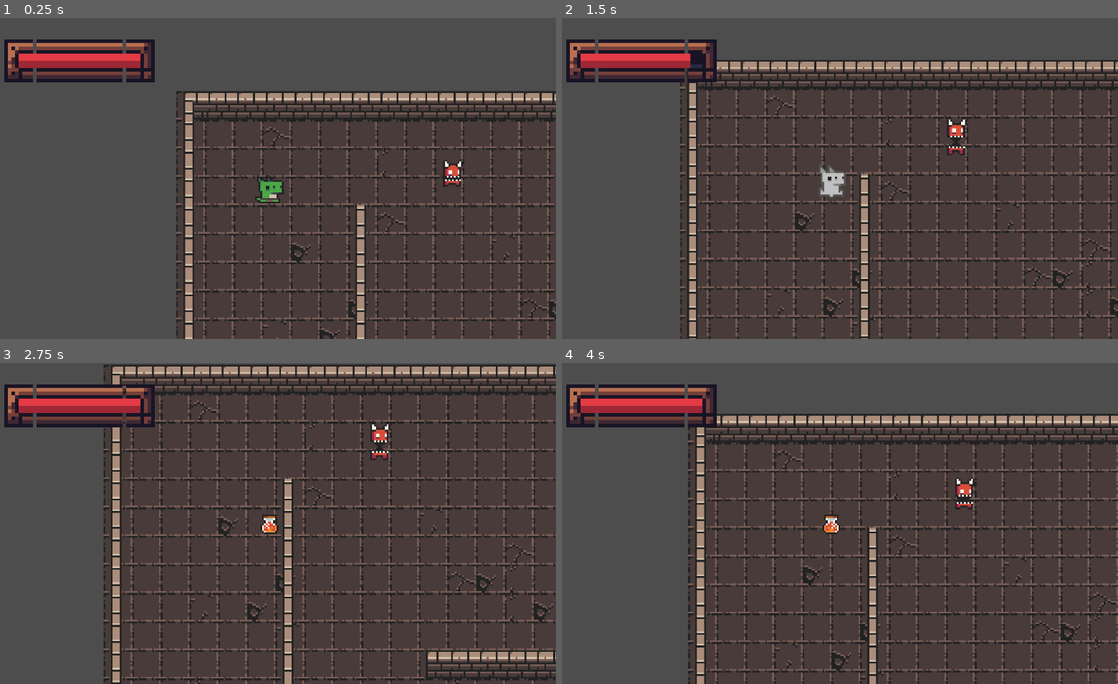
Above: before the commit, frames 1-4 (two rows, left to right).
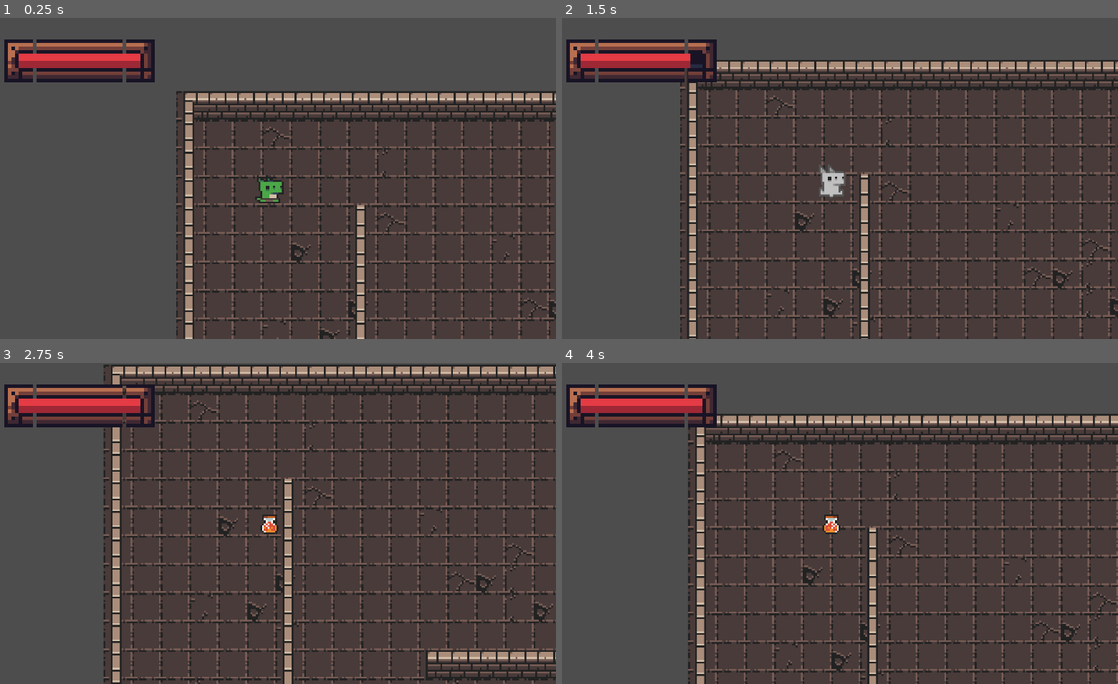
Above: after the commit, the same moments.

Repository: yoltzinbur/prueba-roguelike
Game: Godot game, scene res://Utilities/Main/Main.tscn
Same seed, same stepped clock (60 frames per second), same inputs: the game is played once before the commit and once after it.
Inputs (mouse positions are in pixels of both pictures, inside the frame that each line leads up to):
- Up to frame 1 (0.25 s): no input
- Up to frame 2 (1.5 s): tap Enter (enter) at 0.5 s; move the mouse to (956, 162) at 0.52 s; hold D (right) 0.53-1.28 s; tap R (heal) at 0.6 s; move the mouse to (717, 194) at 1.27 s; hold S (down) from 1.28 s (still down); click (717, 194) at 1.35 s
- Up to frame 3 (2.75 s): tap R (heal) at 1.55, 2.3 s; move the mouse to (328, 452) at 2.02 s; release S (down) at 2.03 s; hold D (right) from 2.03 s (still down); tap Enter (enter) at 2.1 s
- Up to frame 4 (4 s): move the mouse to (801, 587) at 2.77 s; release D (right) at 2.78 s; hold W (up) 2.78-3.53 s; tap R (heal) at 2.85, 3.6 s; move the mouse to (1001, 571) at 3.52 s; hold A (left) from 3.53 s (still down)

The runs differ from the first frame. In frame 1, 0.2% of the frame differs, in the area x 79-84%, y 44-53%; in frame 2, 0.3%; in frame 3, 0.3%, in the area x 66-71%, y 18-31%; in frame 4, 0.3%.
Error before the commit: Invalid access to property or key 'input_motion' on a base object of type 'null instance'. (res://Entities/Scripts/Character/States/idle.gd:10)

Commit message:
Limpiar cositas para seguir experimentando

Diff:
--- a/Entities/Enemies/Chort/Chort.tscn
+++ /dev/null
@@ -1,132 +0,0 @@
-[gd_scene format=3 uid="uid://dcqv5i8h7jf77"]
-
-[ext_resource type="Script" uid="uid://c7agcf6y1awqi" path="res://Entities/Scripts/Others/state_machine.gd" id="1_s2bv3"]
-[ext_resource type="Script" uid="uid://dponne3bqxqa0" path="res://Entities/Scripts/Character/States/idle.gd" id="2_dumt4"]
-[ext_resource type="Script" uid="uid://c4e87cpecbwop" path="res://Entities/Scripts/Character/States/walk.gd" id="3_byj0p"]
-[ext_resource type="Script" uid="uid://c3fy77nvlndtn" path="res://Entities/Scripts/Character/States/chase.gd" id="4_q5l3e"]
-[ext_resource type="Script" uid="uid://do423eahufemx" path="res://Entities/Scripts/Others/velocity_component.gd" id="5_36y4f"]
-[ext_resource type="Script" uid="uid://b35nh43yww5xt" path="res://Entities/Scripts/Character/Classes/health.gd" id="6_jyq65"]
-[ext_resource type="Script" uid="uid://b40jtp1s2fhee" path="res://Entities/Scripts/Character/Classes/navigation_component.gd" id="7_r06ye"]
-[ext_resource type="Texture2D" uid="uid://j4p7daod7r85" path="res://Entities/Enemies/Chort/Art/chort_idle_anim_f0.png" id="8_gsg2d"]
-[ext_resource type="Texture2D" uid="uid://fgstoh08moxw" path="res://Entities/Enemies/Chort/Art/chort_hit_anim_f0.png" id="9_y8dg5"]
-[ext_resource type="Texture2D" uid="uid://b4s7bi5cv4dw2" path="res://Entities/Enemies/Chort/Art/chort_idle_anim_f1.png" id="10_ot0kb"]
-[ext_resource type="Texture2D" uid="uid://qoakj5pfmsir" path="res://Entities/Enemies/Chort/Art/chort_hit_anim_f1.png" id="11_78end"]
-[ext_resource type="Texture2D" uid="uid://bi7gm3kfyvo0l" path="res://Entities/Enemies/Chort/Art/chort_idle_anim_f2.png" id="12_qvi5c"]
-[ext_resource type="Texture2D" uid="uid://c7m1abjqi0wox" path="res://Entities/Enemies/Chort/Art/chort_idle_anim_f3.png" id="13_3ep1g"]
-[ext_resource type="Texture2D" uid="uid://ch0fakq0uxerq" path="res://Entities/Enemies/Chort/Art/chort_run_anim_f0.png" id="14_4reqw"]
-[ext_resource type="Texture2D" uid="uid://dc8pm5lmqx00e" path="res://Entities/Enemies/Chort/Art/chort_run_anim_f1.png" id="15_0rn3k"]
-[ext_resource type="Texture2D" uid="uid://cxocksco0eklw" path="res://Entities/Enemies/Chort/Art/chort_run_anim_f2.png" id="16_qhinw"]
-[ext_resource type="Texture2D" uid="uid://dnrm5pwyiv70m" path="res://Entities/Enemies/Chort/Art/chort_run_anim_f3.png" id="17_7r0q2"]
-
-[sub_resource type="SpriteFrames" id="SpriteFrames_54mfd"]
-animations = [{
-"frames": [{
-"duration": 1.0,
-"texture": ExtResource("8_gsg2d")
-}, {
-"duration": 1.0,
-"texture": ExtResource("9_y8dg5")
-}, {
-"duration": 1.0,
-"texture": ExtResource("10_ot0kb")
-}, {
-"duration": 1.0,
-"texture": ExtResource("11_78end")
-}, {
-"duration": 1.0,
-"texture": ExtResource("8_gsg2d")
-}],
-"loop": false,
-"name": &"hit",
-"speed": 10.0
-}, {
-"frames": [{
-"duration": 1.0,
-"texture": ExtResource("8_gsg2d")
-}, {
-"duration": 1.0,
-"texture": ExtResource("10_ot0kb")
-}, {
-"duration": 1.0,
-"texture": ExtResource("12_qvi5c")
-}, {
-"duration": 1.0,
-"texture": ExtResource("13_3ep1g")
-}],
-"loop": true,
-"name": &"idle",
-"speed": 10.0
-}, {
-"frames": [{
-"duration": 1.0,
-"texture": ExtResource("14_4reqw")
-}, {
-"duration": 1.0,
-"texture": ExtResource("15_0rn3k")
-}, {
-"duration": 1.0,
-"texture": ExtResource("16_qhinw")
-}, {
-"duration": 1.0,
-"texture": ExtResource("17_7r0q2")
-}],
-"loop": true,
-"name": &"walk",
-"speed": 10.0
-}]
-
-[sub_resource type="CapsuleShape2D" id="CapsuleShape2D_16eou"]
-radius = 5.0
-height = 16.0
-
-[node name="Chort" type="CharacterBody2D" unique_id=1782898713]
-collision_layer = 8
-collision_mask = 5
-
-[node name="StateMachine" type="Node" parent="." unique_id=1085514843 node_paths=PackedStringArray("initial_state", "animation_sprite", "target")]
-script = ExtResource("1_s2bv3")
-initial_state = NodePath("Idle")
-animation_sprite = NodePath("../AnimatedSprite2D")
-target = NodePath("..")
-metadata/_custom_type_script = "uid://c7agcf6y1awqi"
-
-[node name="Idle" type="Node" parent="StateMachine" unique_id=1599162631]
-script = ExtResource("2_dumt4")
-
-[node name="Walk" type="Node" parent="StateMachine" unique_id=1654534162]
-script = ExtResource("3_byj0p")
-
-[node name="Chase" type="Node" parent="StateMachine" unique_id=321927455]
-script = ExtResource("4_q5l3e")
-
-[node name="VelocityComponent" type="Node" parent="." unique_id=2014679334]
-script = ExtResource("5_36y4f")
-speed = 75.0
-metadata/_custom_type_script = "uid://do423eahufemx"
-
-[node name="HealthComponent" type="Node" parent="." unique_id=1595888112]
-script = ExtResource("6_jyq65")
-MAX_HEALTH = 25
-metadata/_custom_type_script = "uid://b35nh43yww5xt"
-
-[node name="AnimatedSprite2D" type="AnimatedSprite2D" parent="." unique_id=435185892]
-sprite_frames = SubResource("SpriteFrames_54mfd")
-animation = &"idle"
-
-[node name="CollisionShape2D" type="CollisionShape2D" parent="." unique_id=437009316]
-position = Vector2(0, 3)
-shape = SubResource("CapsuleShape2D_16eou")
-
-[node name="NavigationComponent" type="Node2D" parent="." unique_id=1062293615 node_paths=PackedStringArray("navigation_agent", "update_time")]
-script = ExtResource("7_r06ye")
-navigation_agent = NodePath("NavigationAgent2D")
-update_time = NodePath("Timer")
-metadata/_custom_type_script = "uid://b40jtp1s2fhee"
-
-[node name="NavigationAgent2D" type="NavigationAgent2D" parent="NavigationComponent" unique_id=2133386321]
-path_desired_distance = 40.0
-debug_enabled = true
-
-[node name="Timer" type="Timer" parent="NavigationComponent" unique_id=1971012146]
-wait_time = 0.5
-autostart = true
--- a/Utilities/Main/Main.tscn
+++ b/Utilities/Main/Main.tscn
@@ -2,7 +2,6 @@
 
 [ext_resource type="PackedScene" uid="uid://tomvta77ro88" path="res://Utilities/Layout1/TilemapLeyers.tscn" id="1_klho5"]
 [ext_resource type="PackedScene" uid="uid://dnug6omvsodpm" path="res://Entities/Player/Player.tscn" id="2_iqhkp"]
-[ext_resource type="PackedScene" uid="uid://dcqv5i8h7jf77" path="res://Entities/Enemies/Chort/Chort.tscn" id="3_iqhkp"]
 
 [node name="Main" type="Node2D" unique_id=1509926915]
 
@@ -10,6 +9,3 @@
 
 [node name="Player" parent="." unique_id=1539473209 groups=["Player"] instance=ExtResource("2_iqhkp")]
 position = Vector2(52, 49)
-
-[node name="Chort" parent="." unique_id=1782898713 instance=ExtResource("3_iqhkp")]
-position = Vector2(154, 42)
